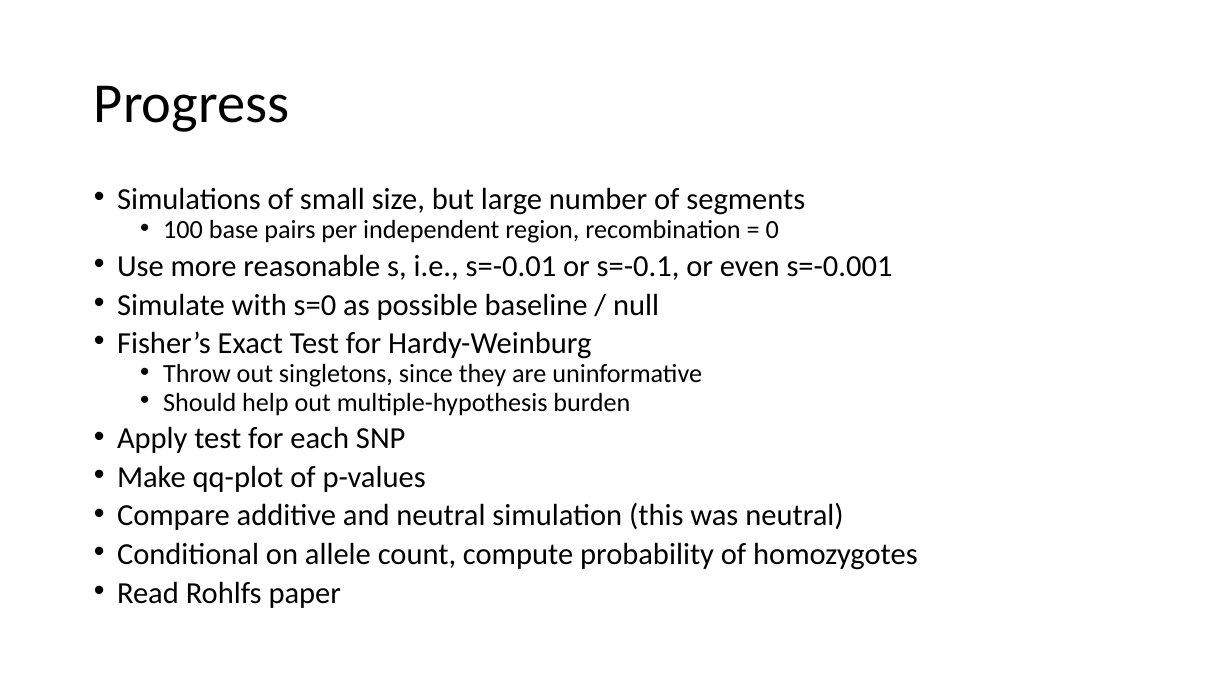
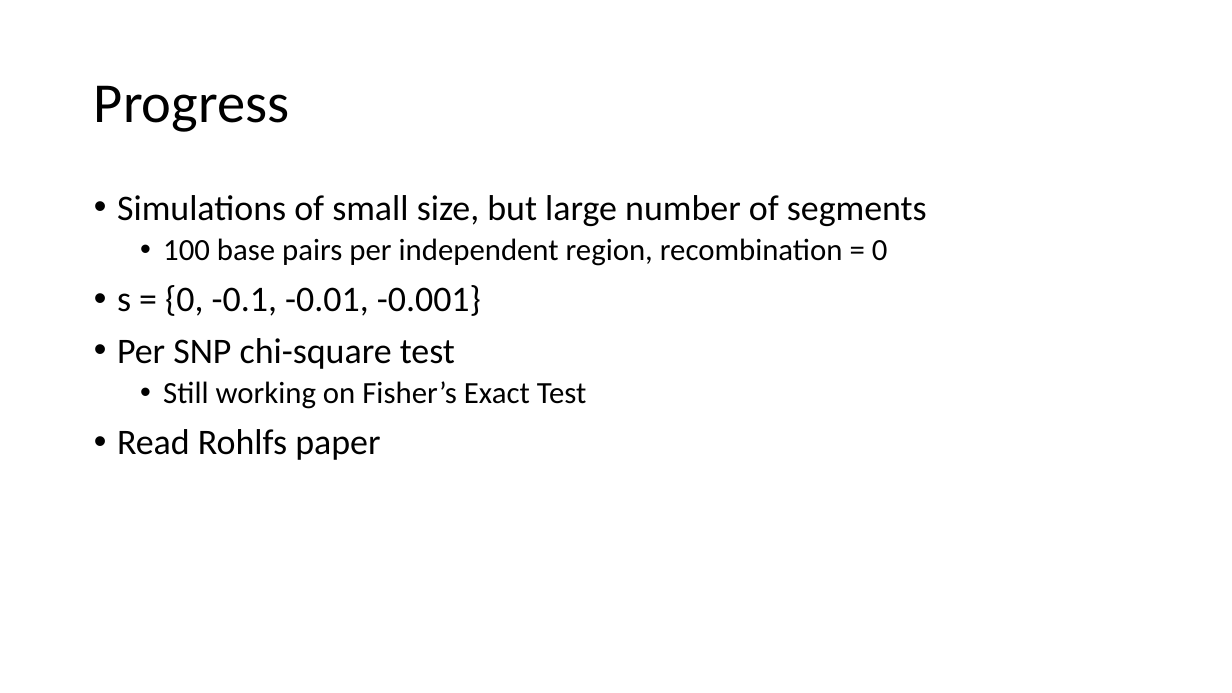
Before and after one commit to jon-mah/RDM_HW, a slide deck: slide 6 of Summary/20201014_RDM_HW_rotation_update.pptx (slide 7 before the commit). Drawn at 1232x693 pixels with LibreOffice and Linux fonts; fonts in the diff are those of the drawing. Boxes give left, top, right and bottom in pixels: in the first picture for what was removed or moved away, otherwise in the second. Text is boxed around its words. In the diff, an @@ line names an element or a change of style, - is before the commit and + after.

Commit message:
additive simulations.

```diff
--- a/Summary/20201014_RDM_HW_rotation_update.pptx
+++ b/Summary/20201014_RDM_HW_rotation_update.pptx
@@ text at [117,195,927,460]: size 23.8 to 28 pt in "Simulations of small size, but large number ...", "Read Rohlfs paper"; size 20.4 to 24 pt in "100 base pairs per independent region, recombination ..."; line spacing 0.7 to 0.9 @@
@@ text at [117,285,587,409]: text changed; size 23.8 to 28 pt @@
-• Use more reasonable s, i.e., s=-0.01 or s=-0.1, or even s=-0.001
-• Simulate with s=0 as possible baseline / null
-• Fisher’s Exact Test for Hardy-Weinburg
-  • Throw out singletons, since they are uninformative
-  • Should help out multiple-hypothesis burden
-• Apply test for each SNP
-• Make qq-plot of p-values
-• Compare additive and neutral simulation (this was neutral)
-• Conditional on allele count, compute probability of homozygotes
+• s = {0, -0.1, -0.01, -0.001}
+• Per SNP chi-square test
+  • Still working on Fisher’s Exact Test
```
Also in this commit, not shown: 2 other slides changed, 4 slides added, 1 slide removed, 25 other files.
